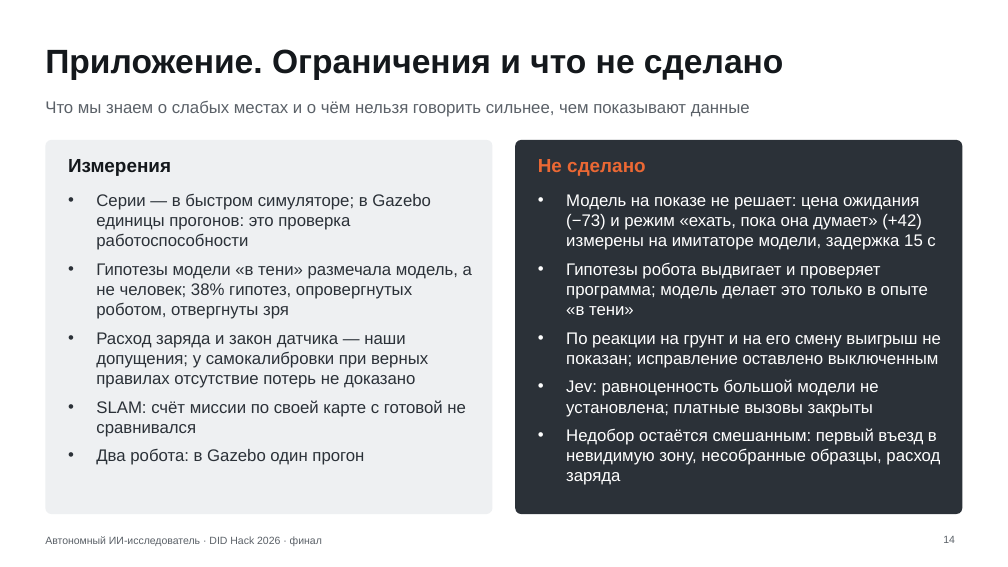
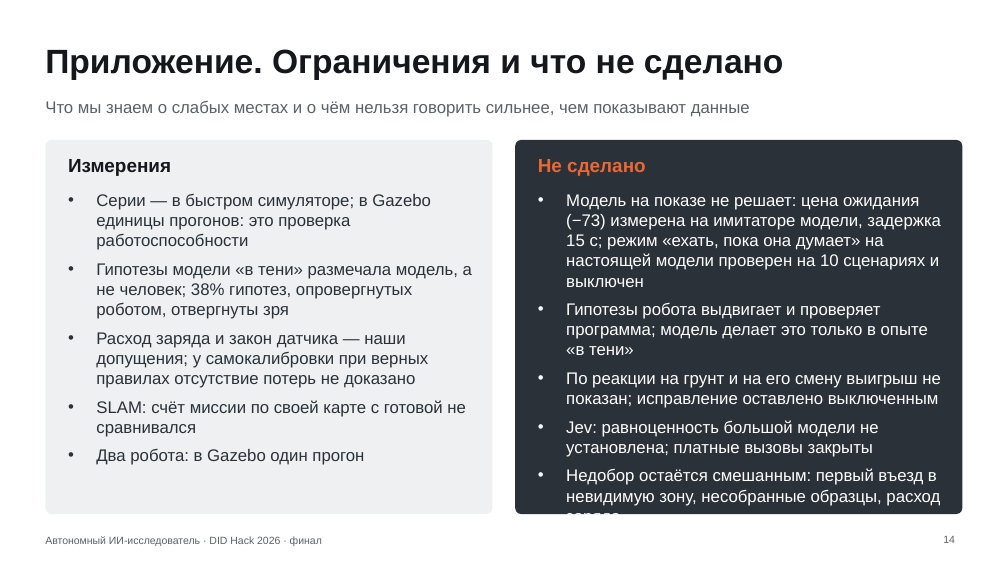
Before and after one commit to Mput13/did-hack, a slide deck: slide 14 of presentation/final.pptx. Drawn at 1008x567 pixels with LibreOffice and Linux fonts; fonts in the diff are those of the drawing. Boxes give left, top, right and bottom in pixels: in the first picture for what was removed or moved away, otherwise in the second. Text is boxed around its words. In the diff, an @@ line names an element or a change of style, - is before the commit and + after.

```diff
--- a/presentation/final.pptx
+++ b/presentation/final.pptx
@@ text at [566,194,941,287]: text changed @@
-• Модель на показе не решает: цена ожидания (−73) и режим «ехать, пока она думает» (+42) измерены на имитаторе модели, задержка 15 с
+• Модель на показе не решает: цена ожидания (−73) измерена на имитаторе модели, задержка 15 с; режим «ехать, пока она думает» на настоящей модели проверен на 10 сценариях и выключен
```
Also in this commit, not shown: 5 other slides changed, 20 other files.
